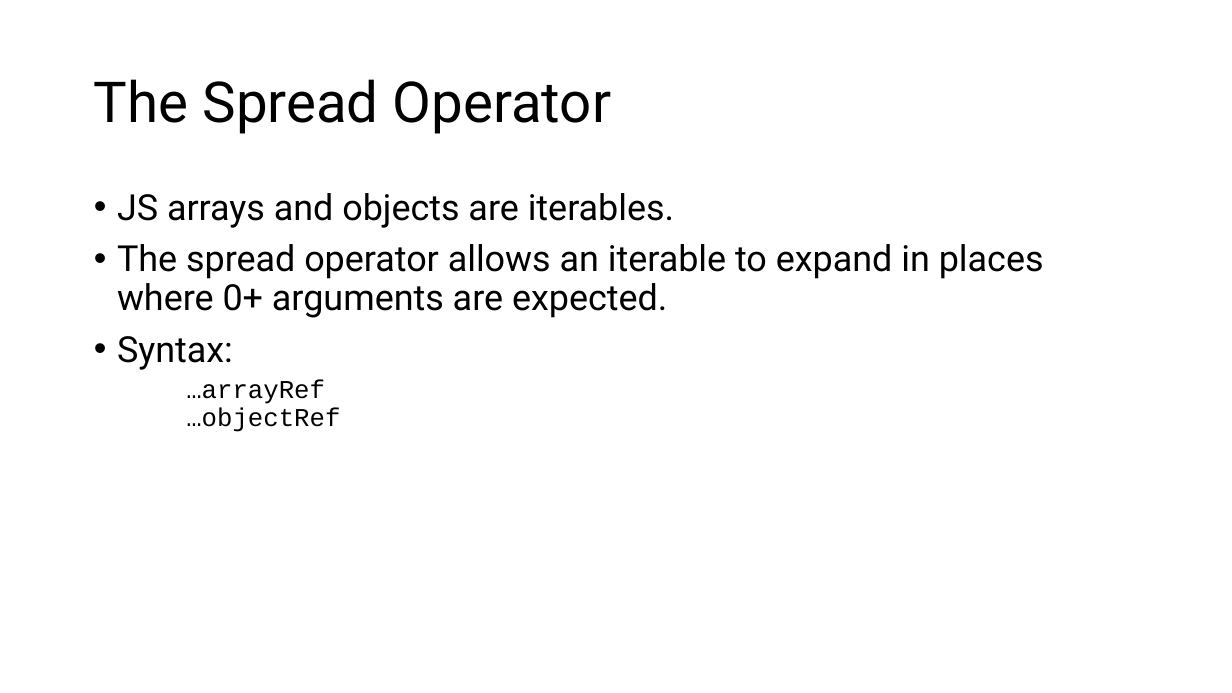
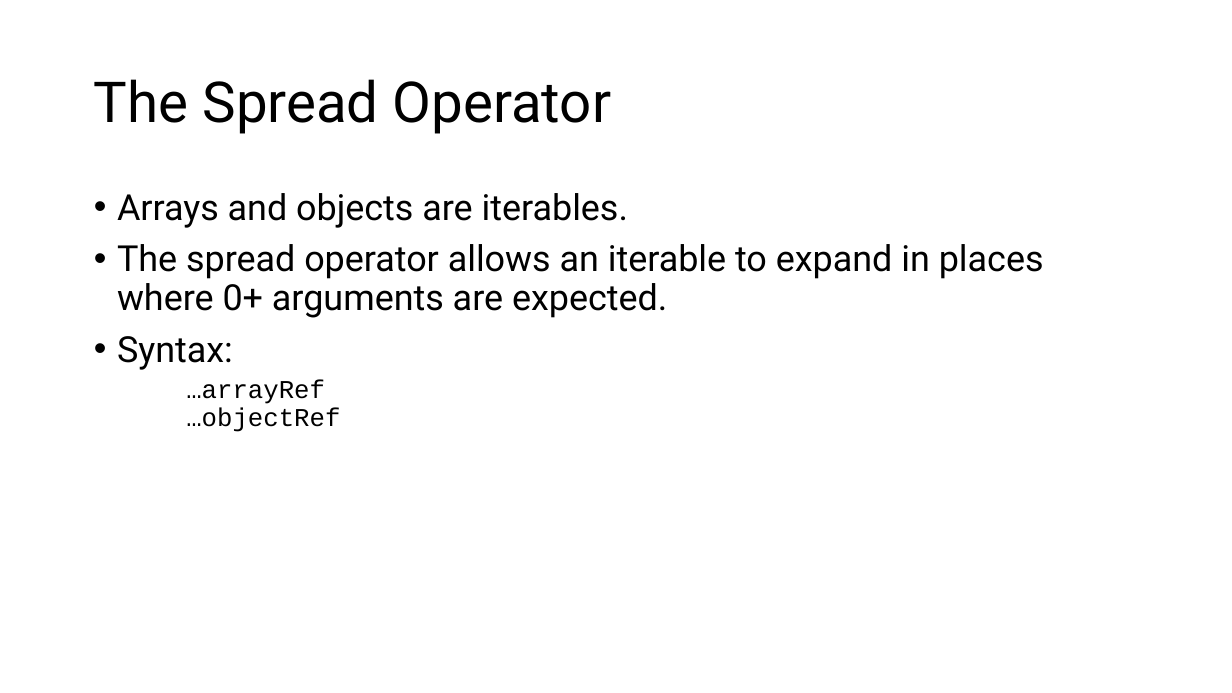
Before and after one commit to diarmuidoconnor/ewd-module-2025, a slide deck: slide 4 of topic06/talk-1/Typescript(Javascript) top-up.pptx. Drawn at 1232x693 pixels with LibreOffice and Linux fonts; fonts in the diff are those of the drawing. Boxes give left, top, right and bottom in pixels: in the first picture for what was removed or moved away, otherwise in the second. Text is boxed around its words. In the diff, an @@ line names an element or a change of style, - is before the commit and + after.

```diff
--- a/topic06/talk-1/Typescript(Javascript) top-up.pptx
+++ b/topic06/talk-1/Typescript(Javascript) top-up.pptx
@@ text at bbox=[117, 193, 628, 228]: text changed @@
-• JS arrays and objects are iterables.
+• Arrays and objects are iterables.
```
Also in this commit, not shown: 12 other files.
